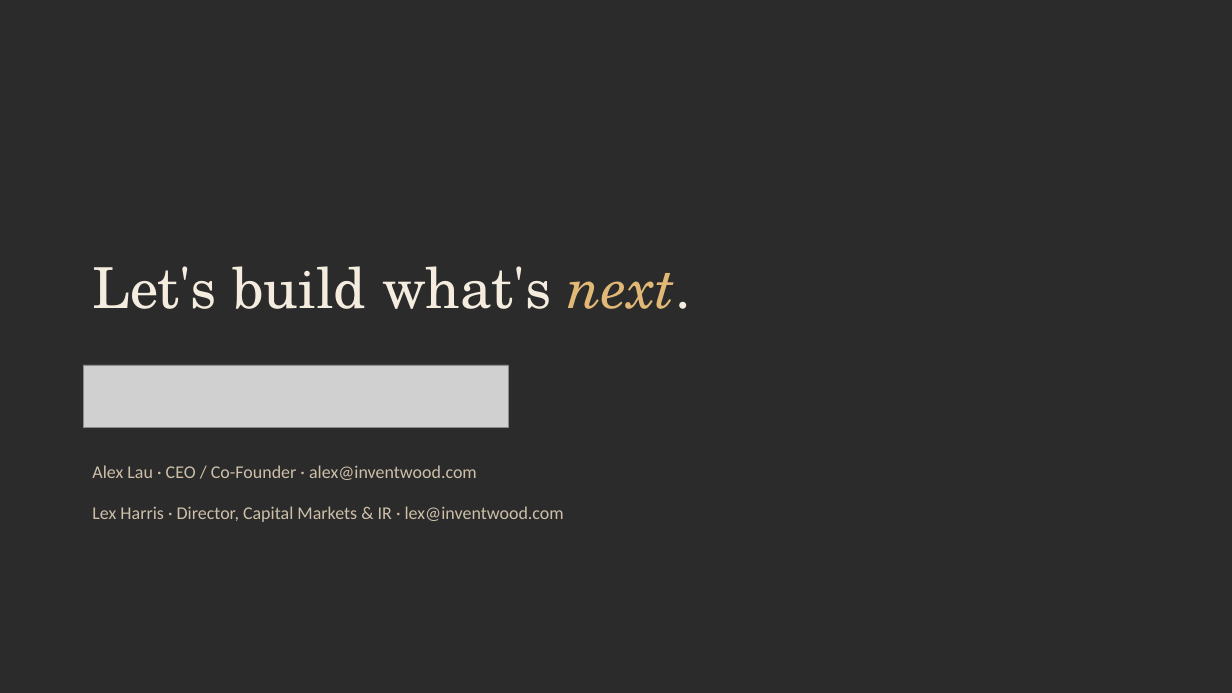
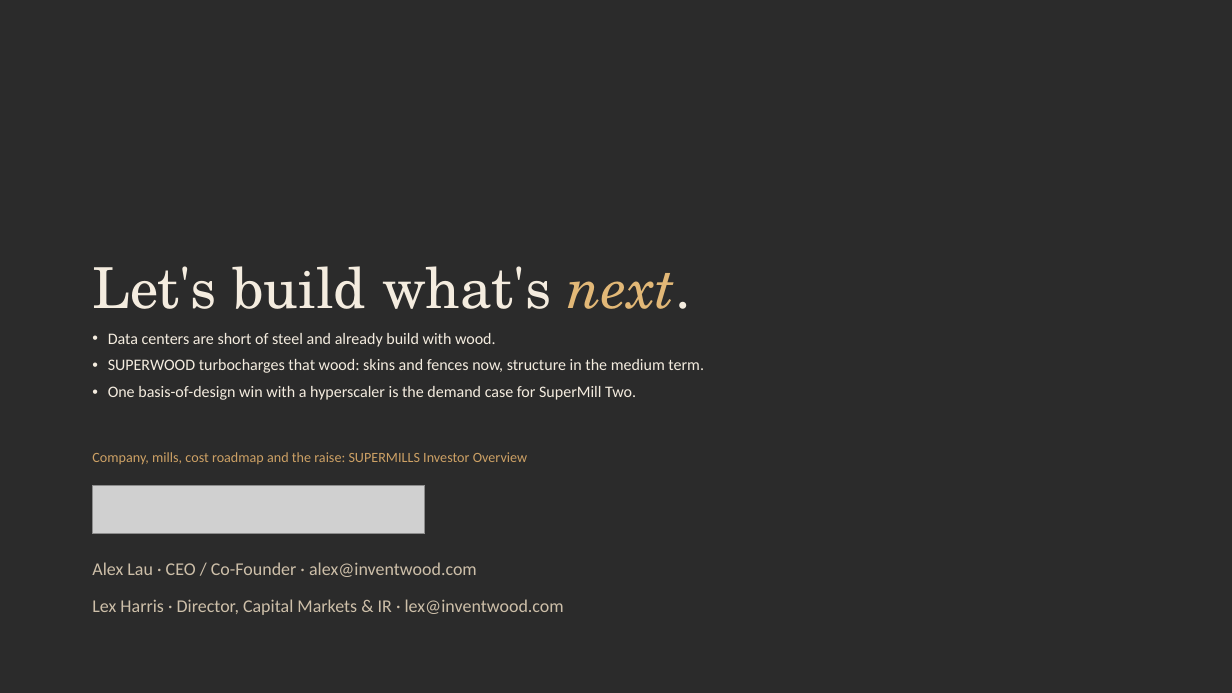
Before and after one commit to alau-hi/decks, a slide deck: slide 20 of superwood-datacenter-investor/SUPERWOOD-for-Data-Centers-Companion.pptx (slide 21 before the commit). Drawn at 1232x693 pixels with LibreOffice and Linux fonts; fonts in the diff are those of the drawing; grey boxes stand for pictures; background and template pictures are left out; a plain dark background stands for a picture behind light text. Boxes give left, top, right and bottom in pixels: in the first picture for what was removed or moved away, otherwise in the second. Text is boxed around its words. In the diff, an @@ line names an element or a change of style, - is before the commit and + after.

```diff
--- a/superwood-datacenter-investor/SUPERWOOD-for-Data-Centers-Companion.pptx
+++ b/superwood-datacenter-investor/SUPERWOOD-for-Data-Centers-Companion.pptx
@@ text added at [108,333,704,400], 12.5 pt, text #F4ECDF @@
+• Data centers are short of steel and already build with wood.
+• SUPERWOOD turbocharges that wood: skins and fences now, structure in the medium term.
+• One basis-of-design win with a hyperscaler is the demand case for SuperMill Two.
@@ text added at [92,452,527,464], 11 pt, text #CDA165 @@
+Company, mills, cost roadmap and the raise: SUPERMILLS Investor Overview
@@ picture: place and size @@
-picture at [83,365,508,427]
+picture at [92,485,425,534]
@@ text "Alex Lau · CEO / ...": place and size @@
-text "Alex Lau · CEO / ..." at [92,465,477,480]
+text "Alex Lau · CEO / ..." at [92,562,477,577]
@@ text "Lex Harris · Director, Capital ...": place and size @@
-text "Lex Harris · Director, Capital ..." at [92,506,564,522]
+text "Lex Harris · Director, Capital ..." at [92,599,564,615]
```
Also in this commit, not shown: 17 other slides changed, 2 slides added, 3 slides removed, 13 other files.
